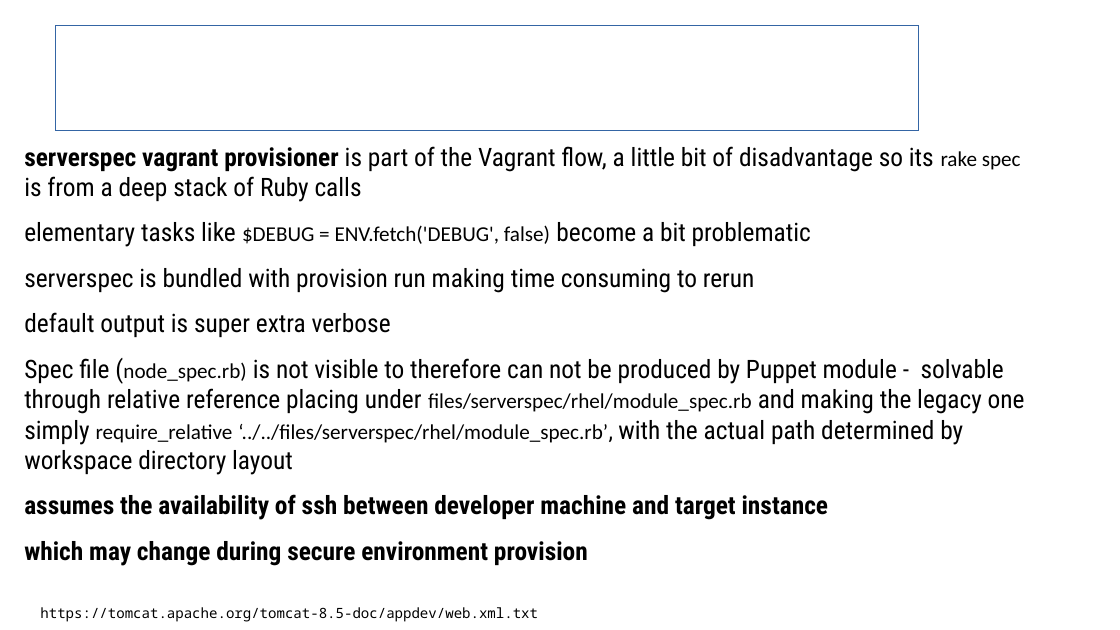
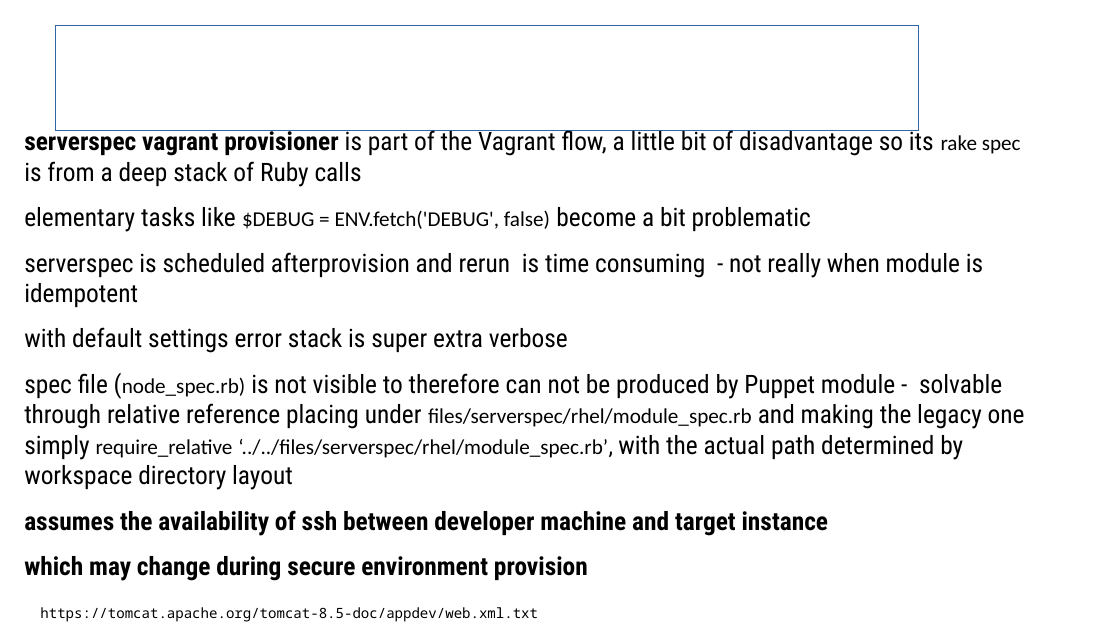
Before and after one commit to sergueik/uru_serverspec, a slide deck: slide 19 of Serverspec Integration in Cloud Provision.odp (slide 11 before the commit). Drawn at 1120x630 pixels with LibreOffice and Linux fonts; fonts in the diff are those of the drawing; background and template pictures are left out. Boxes give left, top, right and bottom in pixels: in the first picture for what was removed or moved away, otherwise in the second. Text is boxed around its words. In the diff, an @@ line names an element or a change of style, - is before the commit and + after.

Commit message:
updated presentation

```diff
--- a/Serverspec Integration in Cloud Provision.odp
+++ b/Serverspec Integration in Cloud Provision.odp
@@ text at <box>24,252,1025,490</box>: text changed @@
-serverspec is bundled with provision run making time consuming to rerun
-default output is super extra verbose
-Spec file (node_spec.rb) is not visible to therefore can not be produced by Puppet module - solvable through relative reference placing under files/serverspec/rhel/module_spec.rb and making the legacy one simply require_relative ‘../../files/serverspec/rhel/module_spec.rb’, with the actual path determined by workspace directory layout
+serverspec is scheduled afterprovision and rerun is time consuming - not really when module is idempotent
+with default settings error stack is super extra verbose
+spec file (node_spec.rb) is not visible to therefore can not be produced by Puppet module - solvable through relative reference placing under files/serverspec/rhel/module_spec.rb and making the legacy one simply require_relative ‘../../files/serverspec/rhel/module_spec.rb’, with the actual path determined by workspace directory layout
```
Also in this commit, not shown: 6 other slides changed, 11 slides added, 2 slides removed, 1 other file.
